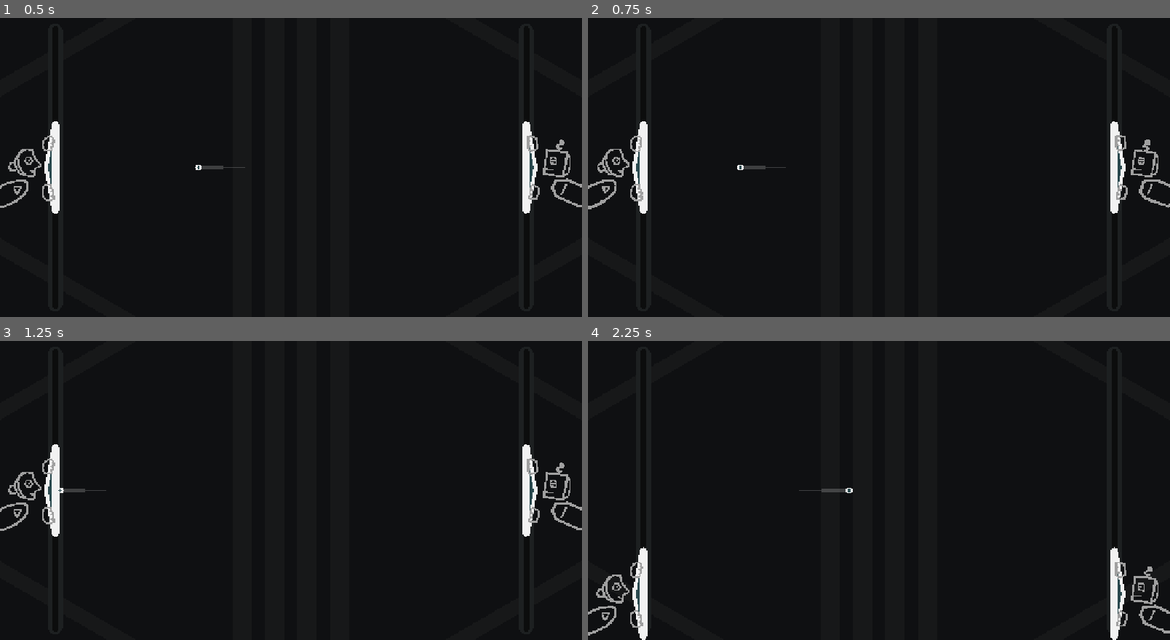
Above: before the commit, frames 1-4 (two rows, left to right).
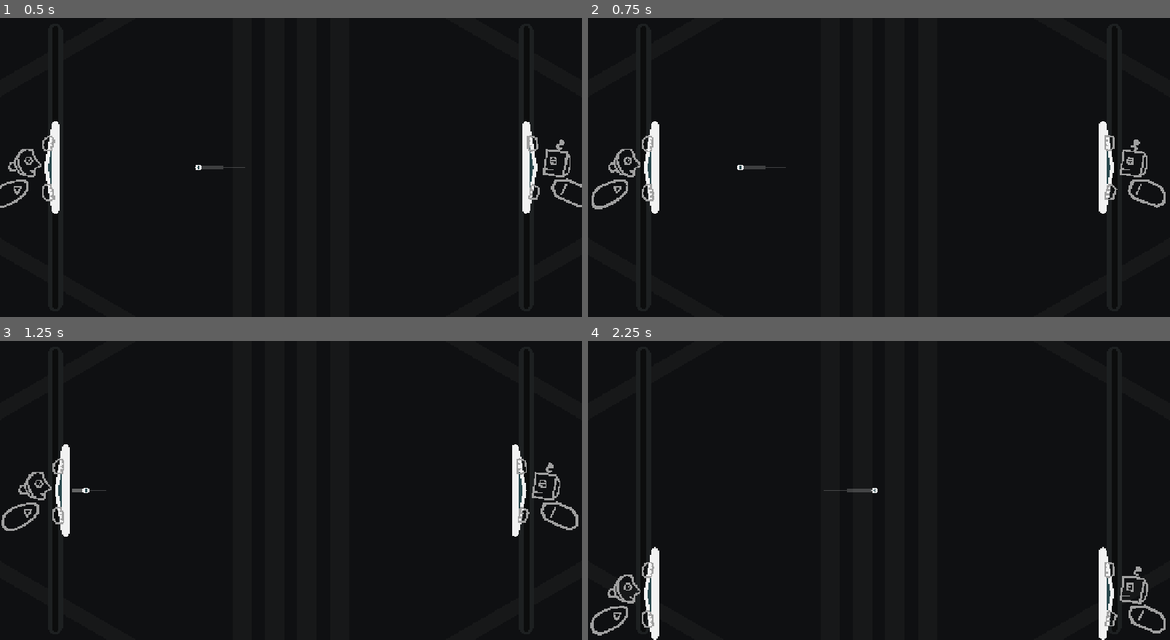
Above: after the commit, the same moments.

Repository: pixerhp/Pixers-Pong
Game: Godot game, scene res://scenes/topscenes/gameplay_topscene.tscn
Same seed, same stepped clock (60 frames per second), same inputs: the game is played once before the commit and once after it.
Inputs (mouse positions are in pixels of both pictures, inside the frame that each line leads up to):
- Up to frame 1 (0.5 s): no input
- Up to frame 2 (0.75 s): move the mouse to (1007, 152) at 0.52 s; hold D (plr1_bump_right) from 0.53 s (still down); tap Shift (plr1_slow) at 0.6 s; click (1007, 152) at 0.67 s
- Up to frame 3 (1.25 s): keep holding D (plr1_bump_right)
- Up to frame 4 (2.25 s): move the mouse to (762, 505) at 1.27 s; release D (plr1_bump_right) at 1.28 s; hold S (plr1_down) 1.28-2.03 s; tap Keypad 0 (plr2_slow) at 1.35 s; move the mouse to (937, 424) at 2.02 s; hold D (plr1_bump_right) from 2.03 s (still down); tap Shift (plr1_slow) at 2.1 s

Frame 1 is identical in both runs. In frame 2, 3.3% of the frame differs, in the area x 0-100%, y 34-66%; in frame 3, 3.2%; in frame 4, 3.4%, in the area x 0-100%, y 49-100%.

Commit message:
Implement paddle side-bumping mechanic

Diff:
--- a/scenes/paddle.tscn
+++ b/scenes/paddle.tscn
@@ -24,6 +24,8 @@
 [node name="Paddle" type="Node2D" unique_id=340420252]
 modulate = Color(0.95, 0.95, 0.95, 1)
 metadata/velocity = 0.0
+metadata/sidebump_strength = 0.0
+metadata/sidebump_time = -50000
 
 [node name="MeshContainer" type="Node2D" parent="." unique_id=24952529]
 unique_name_in_owner = true
--- a/scripts/autoloaded/globals.gd
+++ b/scripts/autoloaded/globals.gd
@@ -6,7 +6,7 @@
 
 enum AI_MODES {
 	NO_AI,
-	COPYCAT, # Copies the other player's inputs.
+	COPYCAT, # Copies the other player's inputs with a one-frame delay.
 	RANDOM_MASH, # Mashes random movement inputs every frame. (It's not very effective.)
 	ZIGZAGGER_SLOW,
 	ZIGZAGGER, # Alternately moves between the top-most and bottom-most paddle positions.
--- a/scripts/gameplay_script.gd
+++ b/scripts/gameplay_script.gd
@@ -52,6 +52,8 @@
 	handle_paddle_controls(true, delta)
 	handle_ball_collision_movement(delta)
 	update_ball_trail()
+	handle_paddle_sidebump_animation(false)
+	handle_paddle_sidebump_animation(true)
 	handle_paddle_knockback_anim(false)
 	handle_paddle_knockback_anim(true)
 
@@ -70,8 +72,8 @@
 			set_input(act_prefix + "up", Input.is_action_pressed(alt_act_prefix + "up"))
 			set_input(act_prefix + "down", Input.is_action_pressed(alt_act_prefix + "down"))
 			set_input(act_prefix + "slow", Input.is_action_pressed(alt_act_prefix + "slow"))
-			set_input(act_prefix + "bump_left", Input.is_action_pressed(alt_act_prefix + "bump_left"))
-			set_input(act_prefix + "bump_right", Input.is_action_pressed(alt_act_prefix + "bump_right"))
+			set_input(act_prefix + "bump_left", Input.is_action_pressed(alt_act_prefix + "bump_right"))
+			set_input(act_prefix + "bump_right", Input.is_action_pressed(alt_act_prefix + "bump_left"))
 		Globals.AI_MODES.RANDOM_MASH:
 			set_input(act_prefix + "up", ((randi() % 2) == 0))
 			set_input(act_prefix + "down", ((randi() % 2) == 0))
@@ -134,22 +136,41 @@
 	else:
 		paddlemesh_bars_noderef.modulate = Color.LIGHT_GRAY
 
-	# Process up/down movement inputs (or lack thereof):
-	if Input.is_action_pressed(plr_prefix + "up") and not Input.is_action_pressed(plr_prefix + "down"):
-		padchar_noderef.animation = padchar_anim_prefix + "move_up"
-		if pad_vel > 0.0:
-			pad_vel = 0.0;
-		pad_vel -= PAD_MOVEACCEL * slow_effect * delta
-	elif Input.is_action_pressed(plr_prefix + "down") and not Input.is_action_pressed(plr_prefix + "up"):
-		padchar_noderef.animation = padchar_anim_prefix + "move_down"
-		if pad_vel < 0.0:
-			pad_vel = 0.0;
-		pad_vel += PAD_MOVEACCEL * slow_effect * delta
+	# Handle sidebump inputs:
+	if (Time.get_ticks_msec() - paddle_noderef.get_meta("sidebump_time")) > SIDEBUMP_DURATION:
+		if Input.is_action_pressed(plr_prefix + "bump_right"):
+			paddle_noderef.set_meta("sidebump_time", Time.get_ticks_msec())
+			paddle_noderef.set_meta("sidebump_strength", SIDEBUMP_STRENGTH_AMOUNT * (-1.0 if is_plr_2 else 1.0))
+		elif Input.is_action_pressed(plr_prefix + "bump_left"):
+			paddle_noderef.set_meta("sidebump_time", Time.get_ticks_msec())
+			paddle_noderef.set_meta("sidebump_strength", -1.0 * SIDEBUMP_STRENGTH_AMOUNT * (-1.0 if is_plr_2 else 1.0))
+
+	# Other movement controls are disabled if the player is in a bump left/right state:
+	if (Time.get_ticks_msec() - paddle_noderef.get_meta("sidebump_time")) < SIDEBUMP_DURATION:
+		pad_vel *= pow(PAD_SLOWDOWN, delta)
+		if abs(pad_vel) < 0.1:
+			padchar_noderef.animation = padchar_anim_prefix + "idle"
+		elif pad_vel < 0.0:
+			padchar_noderef.animation = padchar_anim_prefix + "move_up"
+		else:
+			padchar_noderef.animation = padchar_anim_prefix + "move_down"
 	else:
-		padchar_noderef.animation = padchar_anim_prefix + "idle"
-		pad_vel *= pow(PAD_SLOWDOWN, delta * 10) # (The '* 10' is so that PAD_SLOWDOWN doesn't have to be as small.)
-		if abs(pad_vel) < 0.1:
-			pad_vel = 0.0
+		# Process up/down movement inputs (or lack thereof):
+		if Input.is_action_pressed(plr_prefix + "up") and not Input.is_action_pressed(plr_prefix + "down"):
+			if pad_vel > 0.0:
+				pad_vel = 0.0;
+			pad_vel -= PAD_MOVEACCEL * slow_effect * delta
+			padchar_noderef.animation = padchar_anim_prefix + "move_up"
+		elif Input.is_action_pressed(plr_prefix + "down") and not Input.is_action_pressed(plr_prefix + "up"):
+			if pad_vel < 0.0:
+				pad_vel = 0.0;
+			pad_vel += PAD_MOVEACCEL * slow_effect * delta
+			padchar_noderef.animation = padchar_anim_prefix + "move_down"
+		else:
+			pad_vel *= pow(PAD_SLOWDOWN, delta * 10) # (The '* 10' is so that PAD_SLOWDOWN doesn't have to be as small.)
+			if abs(pad_vel) < 0.1:
+				pad_vel = 0.0
+			padchar_noderef.animation = padchar_anim_prefix + "idle"
 
 	# Limit paddle velocity:
 	pad_vel = clampf(pad_vel, -1 * slow_effect * PAD_MAXSPEED, slow_effect * PAD_MAXSPEED,)
@@ -170,6 +191,23 @@
 	((SURP_EXPR_VARIATION / (1.0 + (%Ball.get_meta("velocity").length() / SURP_EXPR_FALLOFF))) + SURP_EXPR_BASE)):
 		padchar_noderef.animation = padchar_anim_prefix + "surprised"
 
+
+const SIDEBUMP_DURATION: int = 400
+const SIDEBUMP_STRENGTH_AMOUNT: float = 25.0
+
+func handle_paddle_sidebump_animation(is_plr_2: bool):
+	var paddle_noderef: Node2D = (%RightPaddle if is_plr_2 else %LeftPaddle)
+
+	var time_since: int = Time.get_ticks_msec() - paddle_noderef.get_meta("sidebump_time")
+	if time_since > SIDEBUMP_DURATION:
+		paddle_noderef.position.x = (Globals.GAME_SIZE.x - 120) if is_plr_2 else 120.0
+		return
+	var bump_strength: float = paddle_noderef.get_meta("sidebump_strength")
+
+	var parabola_weight: float = get_parabola_animation_weight(time_since, SIDEBUMP_DURATION)
+	paddle_noderef.position.x = 120 + (parabola_weight * bump_strength)
+	if is_plr_2: paddle_noderef.position.x = Globals.GAME_SIZE.x - paddle_noderef.position.x
+
 func handle_paddle_knockback_anim(is_plr_2: bool):
 	const OOMF_LURCH_RATIO: float = 0.0035
 	const KNOCKBACK_ANIM_DURATION: int = 120
@@ -189,7 +227,10 @@
 		clampf(get_parabola_animation_weight(time_since, KNOCKBACK_ANIM_DURATION), 0.0, 1.0))
 
 func get_parabola_animation_weight(time_since: int, anim_time_length: int) -> float:
-	return 1.0 - pow(((2.0 * ((float(time_since) / float(anim_time_length)))) - 1.0), 2.0)
+	return 1.0 - pow(((2.0 * (float(time_since) / float(anim_time_length))) - 1.0), 2.0)
+
+func get_parabola_animation_weight_derivative(time_since: int, anim_time_length: int) -> float:
+	return (-8.0 * ((float(time_since) / float(anim_time_length)) - 0.5)) / (float(anim_time_length) / 1000.0)
 
 # Constants associated with the ball's movement:
 @onready var BALL_Y_TOPLIMIT: float = %BallShapeCast.shape.radius
@@ -202,7 +243,7 @@
 	var ball_curr_position: Vector2 = %Ball.position
 	var ball_new_position: Vector2 = Vector2()
 	var ball_velocity: Vector2 = %Ball.get_meta("velocity")
-	if ball_velocity == Vector2(0,0): return # (Crash prevention.)
+	if ball_velocity == Vector2(0,0): return # (No need to handle movement when there's no movement.)
 	var move_fraction_remaining: float = 1.0
 	var safe_fraction: float = 0.0
 	var shapecast_stepback_margin: float = 40.0
@@ -215,7 +256,6 @@
 		%BallShapeCast.position = ball_curr_position - shapecast_stepback
 		%BallShapeCast.target_position = (ball_new_position - ball_curr_position) + shapecast_stepback
 		%BallShapeCast.force_shapecast_update()
-
 
 		# Move the ball (either all the way or up until its first collision):
 		safe_fraction = %BallShapeCast.get_closest_collision_safe_fraction()
@@ -293,10 +333,17 @@
 	if ball_velocity.length() > BALL_MAX_SPEED:
 		ball_velocity = ball_velocity.normalized() * BALL_MAX_SPEED
 
+	var paddle_sidebump_time_since: int = Time.get_ticks_msec() - paddle_noderef.get_meta("sidebump_time")
+	if paddle_sidebump_time_since < SIDEBUMP_DURATION:
+		var paddle_sidebump_strength: float = paddle_noderef.get_meta("sidebump_strength")
+		var horizontal_boost: float = get_parabola_animation_weight_derivative(paddle_sidebump_time_since, SIDEBUMP_DURATION) * paddle_sidebump_strength
+		horizontal_boost *= (-1.0 if is_plr_2 else 1.0)
+		ball_velocity.x += horizontal_boost # This is intentionally added *after* the speed limit check is done.
+
 	# Do paddle knockback animation, paddle character surprised expression:
 	padmeshcont_noderef.set_meta("knockback_oomf", ball_velocity.x)
 	padmeshcont_noderef.set_meta("knockback_time", Time.get_ticks_msec())
-	if  (ball_hit_pos.x - paddle_noderef.position.x) * (1.0 if is_plr_2 else -1.0) > 0.0:
+	if (ball_hit_pos.x - paddle_noderef.position.x) * (1.0 if is_plr_2 else -1.0) > 2.0:
 		padchar_noderef.set_meta("time_surprised", Time.get_ticks_msec())
 
 	return ball_velocity
